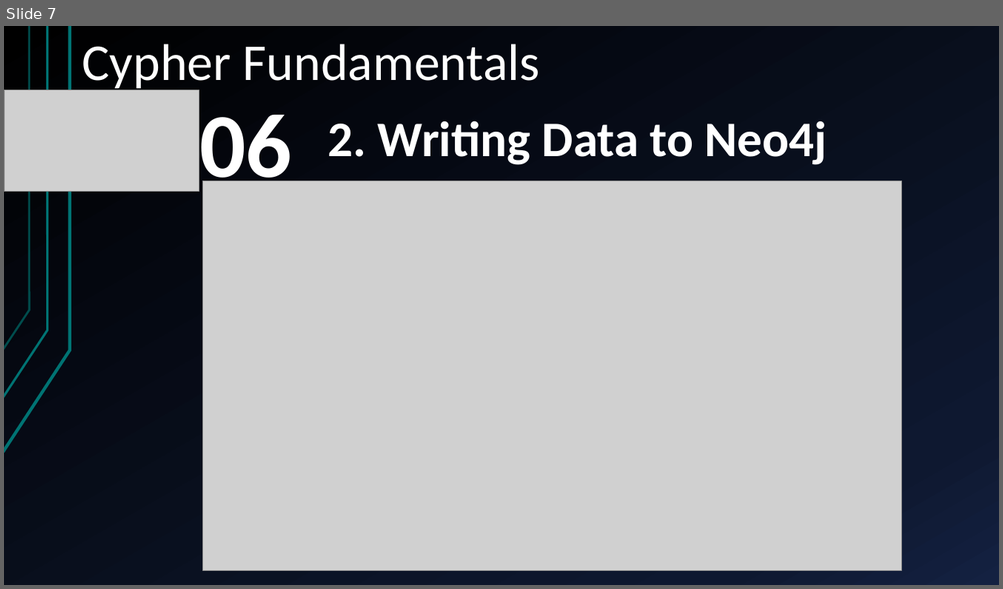
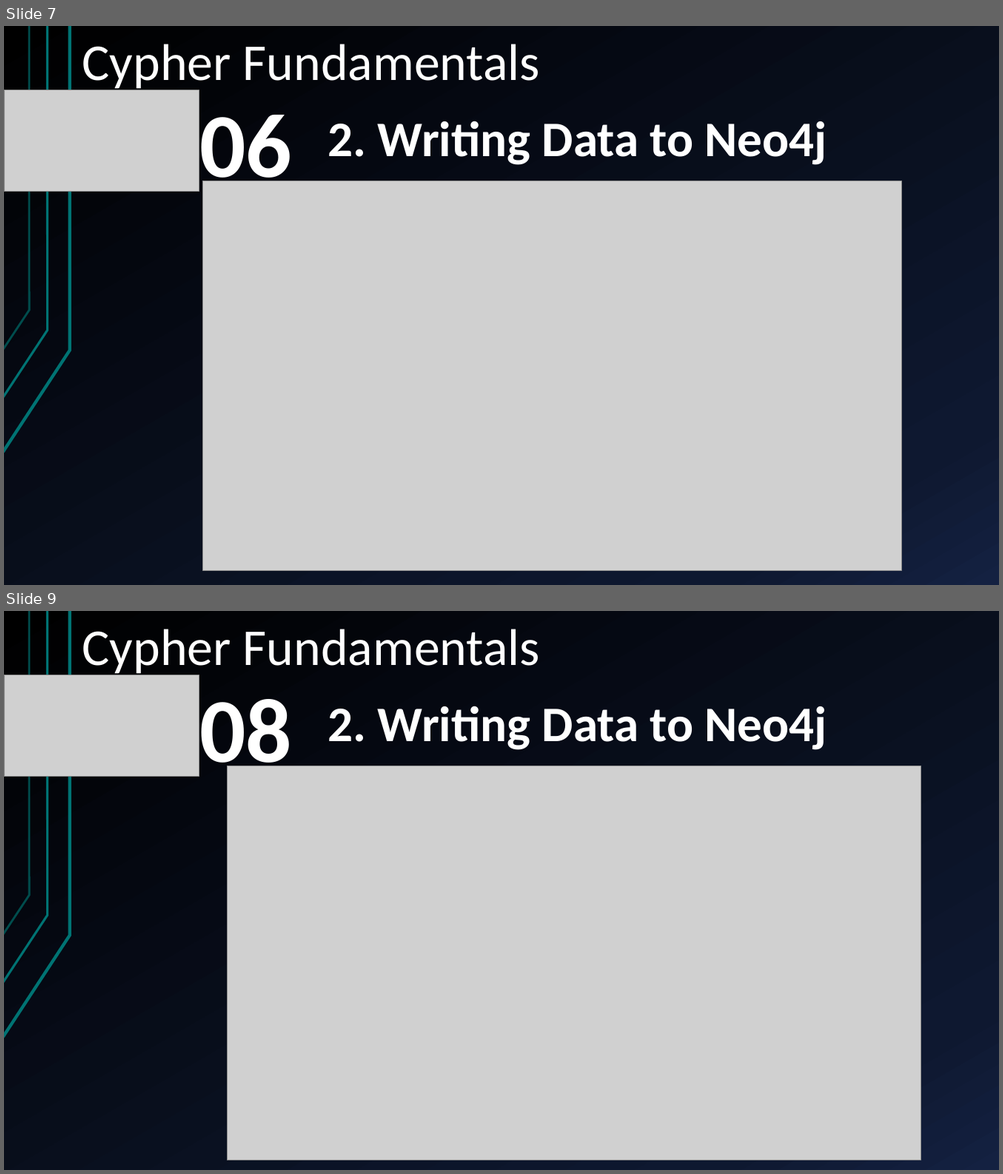
Before and after one commit to yasenstar/learn_graphdb, a slide deck: neo4j/cypher_fundamentals/Cypher_Fundamentals.pptx. Shown one above the other, each under a label of ours: slide 7 before the commit, slides 7 and 9 after it; the slides between them are not shown. The pictures are 1003x589 and 1003x1174 pixels, drawn with LibreOffice and Linux fonts; fonts in the diff are those of the drawing; grey boxes stand for pictures. Boxes give left, top, right and bottom in pixels: in the first picture for what was removed or moved away, otherwise in the second. Text is boxed around its words. In the diff, an @@ line names an element or a change of style, - is before the commit and + after.

```diff
--- a/neo4j/cypher_fundamentals/Cypher_Fundamentals.pptx
+++ b/neo4j/cypher_fundamentals/Cypher_Fundamentals.pptx
@@ slide 9 added at (4,611,999,1170), background gradient #000000 to #0F1931 to #142242; not listed: 3 template elements that a slide beside it also shows @@
@@ text added at (82,629,540,678), 50 pt, text #FFFFFF @@
+Cypher Fundamentals
@@ picture added at (4,675,199,777) @@
@@ text added at (199,699,292,783), 88 pt, text #FFFFFF, bold @@
+08
@@ title added at (328,706,826,750), 48 pt, text #FFFFFF, bold @@
+2. Writing Data to Neo4j
@@ picture added at (227,766,920,1160) @@
```
Also in this commit, not shown: 2 other slides added, 12 other files.
